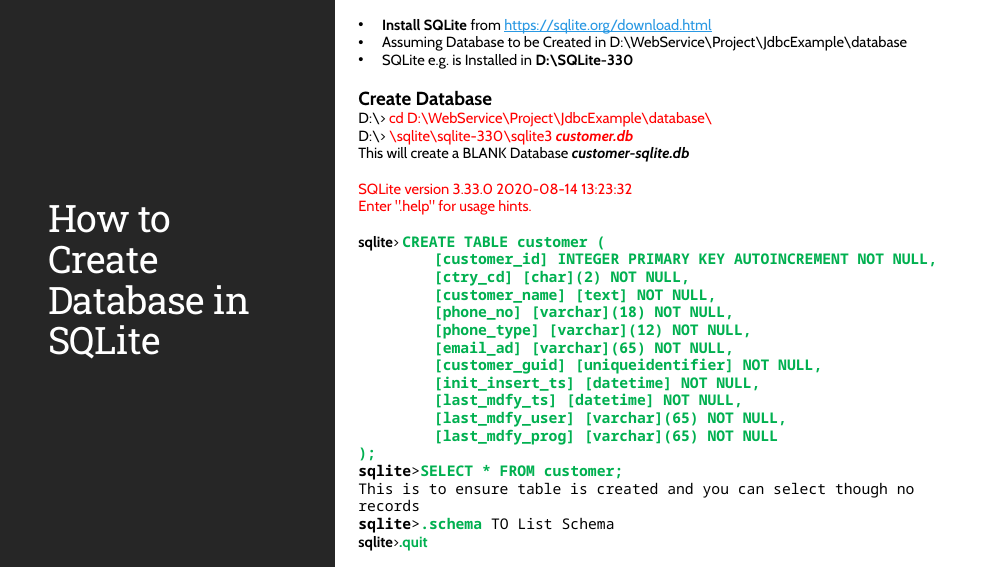
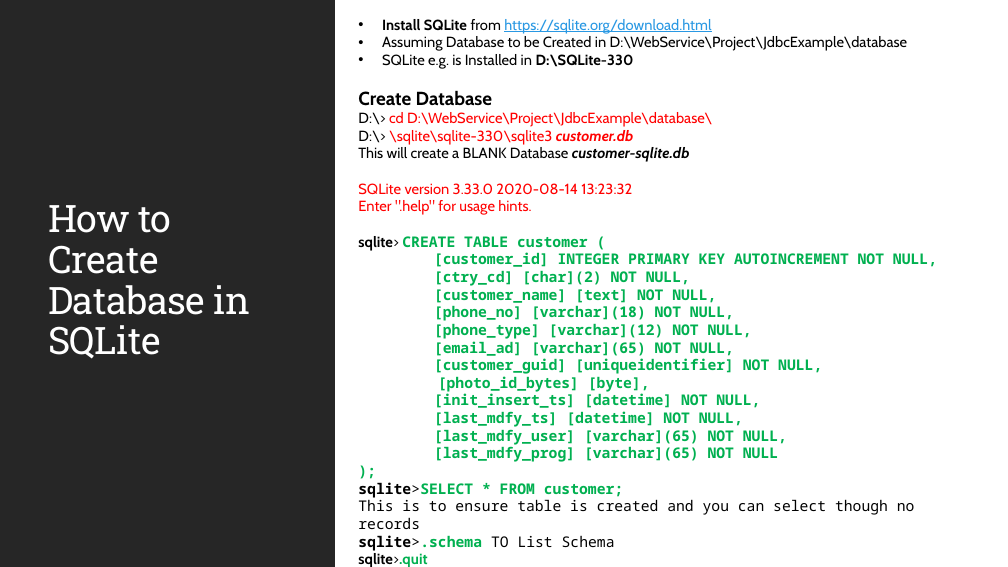
Before and after one commit to JSS-DEVCORE/JdbcExample, a slide deck: slide 8 of docs/JDBC-Insights.pptx. Drawn at 1008x567 pixels with LibreOffice and Linux fonts; fonts in the diff are those of the drawing. Boxes give left, top, right and bottom in pixels: in the first picture for what was removed or moved away, otherwise in the second. Text is boxed around its words. In the diff, an @@ line names an element or a change of style, - is before the commit and + after.

```diff
--- a/docs/JDBC-Insights.pptx
+++ b/docs/JDBC-Insights.pptx
@@ text at [438, 376, 650, 392]: paragraph added @@
+[photo_id_bytes] [byte],
```
Also in this commit, not shown: 1 other slide changed, 2 slides added, 1 other file.
